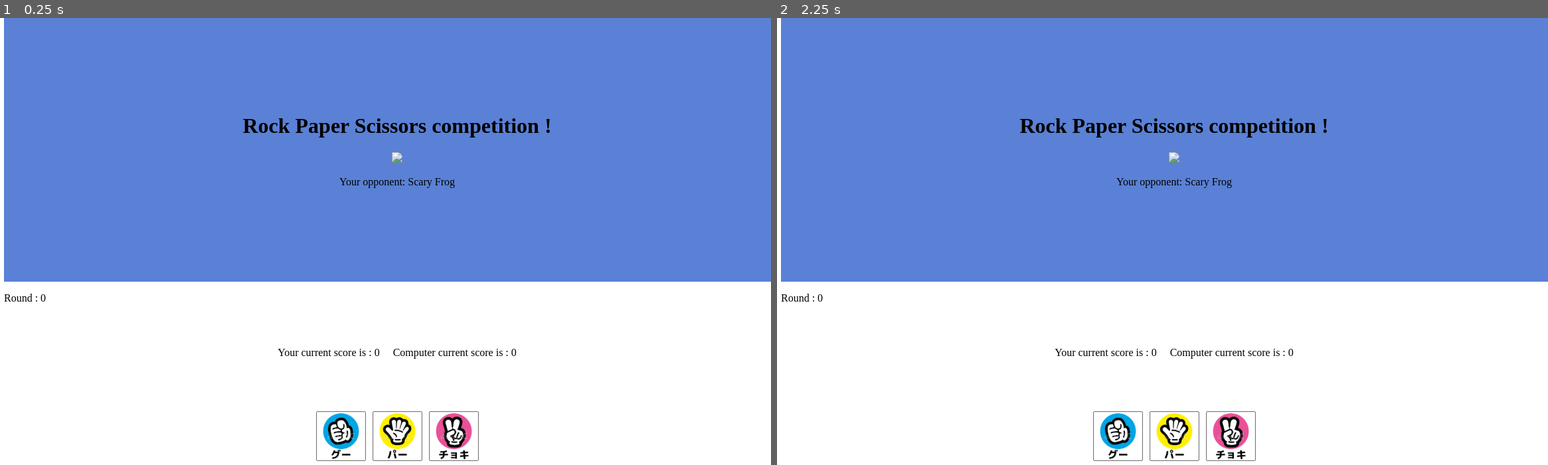
Above: before the commit, frames 1-2 (left to right).
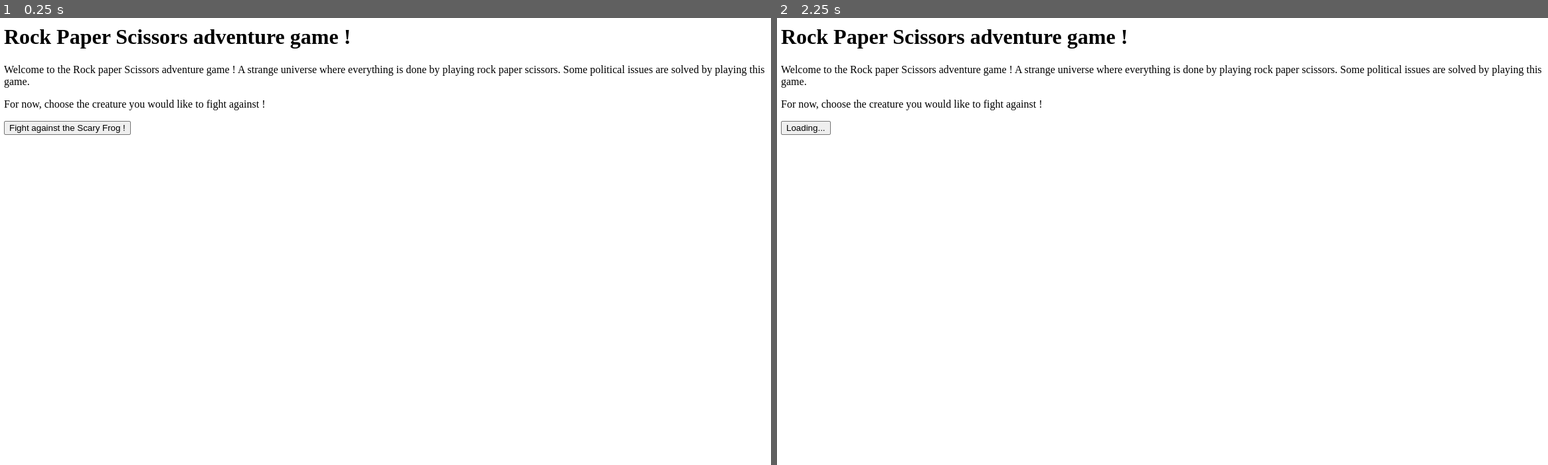
Above: after the commit, the same moments.

Repository: Radorable/odin-Rock-Paper-Scissors
Game: browser game, page index.html
Same seed, same stepped clock (60 frames per second), same inputs: the game is played once before the commit and once after it.
Inputs (mouse positions are in pixels of both pictures, inside the frame that each line leads up to):
- Up to frame 1 (0.25 s): no input
- Up to frame 2 (2.25 s): click (846, 129) at 2.02 s, where only the run after the commit has a clickable "Fight against the Scary Frog !"

The runs differ from the first frame. In frame 1, 60% of the frame differs, in the area x 0-100%, y 0-100%; in frame 2, 60%.

Commit message:
Change appareance and colors + add a new html file as a welcome

Diff:
--- a/index.html
+++ b/index.html
@@ -3,123 +3,27 @@
   <head>
     <meta charset="UTF-8" />
     <meta name="viewport" content="width=device-width, initial-scale=1.0" />
-    <title>Rock Paper Scissors</title>
-    <link rel="stylesheet" href="styles.css" />
+    <title>Document</title>
   </head>
   <body>
-    <header>
-      <h1>Rock Paper Scissors competition !</h1>
-      <div id="fight-screen">
-        <img id="human-result" />
-        <img
-          class="enemy-frog"
-          src="https://cdn.pixabay.com/photo/2020/04/11/14/48/frog-5030712_1280.png"
-          width="200"
-        />
-        <img id="computer-result" />
-      </div>
-      <p>Your opponent: Scary Frog</p>
-      <!-- source : https://pixabay.com/fr/vectors/frog-marrant-mignon-amusement-5030712/-->
-    </header>
-    <p id="round">Round : 0</p>
-    <div id="round-result">
-      <p id="choice-result"></p>
-    </div>
-    <div id="score">
-      <p id="human">Your current score is : 0</p>
-      <p id="computer">Computer current score is : 0</p>
-    </div>
-    <div id="main-btn">
-      <button class="btn-img"><img id="rock" src="images/OIP-2.jpg" /></button>
-      <button class="btn-img"><img id="paper" src="images/OIP-5.jpg" /></button>
-      <button class="btn-img">
-        <img id="scissors" src="images/OIP-1.jpg" />
-      </button>
-    </div>
-    <!--
-    Understand the problem (what am I going to solve):
-    Creating a rock paper scissors game
-    two player, user and random
-    if user rock and random rock = égalité
-    if user paper and random paper = égalité
-    if user scissors and random scissors = égalité
-    if user rock and random paper = random win
-    if user rock and random scissors = user win
-    if user paper and random rock = user win
-    if user paper and random scissors = random win
-    if user scissors and random rock = random win
-    if user scissors and random paper = user win
+    <h1>Rock Paper Scissors adventure game !</h1>
+    <p>
+      Welcome to the Rock paper Scissors adventure game ! A strange universe
+      where everything is done by playing rock paper scissors. Some political
+      issues are solved by playing this game.
+    </p>
+    <p>For now, choose the creature you would like to fight against !</p>
+    <button id="playBtn">Fight against the Scary Frog !</button>
 
-    Plan :
-    -Does your program have a user interface?
-    >it doesn't
-    What will it look like?
-    >x
-    What functionality will the interface have?
-    >x
-
-    -What inputs will your program have?
-    >ask the user his choice
-    Will the user enter data or will you get input from
-    somewhere else?
-    >he will enter data between three words when the system will ask a question
-
-    -What’s the desired output?
-    >the desired output would be the result of the battle
-    between the user and the random
-
-
-    PSEUDOCODE
-    -Given your inputs, what are the steps
-    necessary to return the desired output?
-    > 1. the system ask to the user what he would choice,
-    2. the user answer between three words,
-    3. the system says if that's correct, incorrect, or
-    égalité
-    4. here we go again
-
-    Pseudo code :
-    Ask user what he wants to choose
-    Generate a random choice for the computer
-    if same choice, it's a tie
-    if not same choice, who win ?
-
-    p,f,c = 0
-    ComputerChoice;
-    UserChoice;
-
-    getComputerChoice
-        si c'est 1 (pierre)
-    f+1
-    c-1
-    return "pierre"
-        si c'est 2 (feuille)
-    c+1
-    p-1
-    return "feuille"
-        si c'est (ciseaux)
-    p+1
-    f-1
-    return "ciseaux"
-
-    getUserChoice
-        si (pierre)
-    UserChoice = p;
-        si (feuille)
-    UserChoice = f;
-        si (ciseaux)
-    UserChoice = c;
-
-
-        si userChoice = computerChoice
-    "égalité"
-        else si userChoice > computerChoice
-    "tu gagnes"
-        else
-    "tu perds"
-
-
-    -->
-    <script src="rpc.js"></script>
+    <script>
+      const playBtn = document.querySelector("#playBtn");
+      playBtn.addEventListener("click", () => {
+        playBtn.textContent = "Loading...";
+        setTimeout(() => {
+          window.location.href = "frog-fight.html";
+          playBtn.textContent = "Fight against the Scary Frog";
+        }, 1000);
+      });
+    </script>
   </body>
 </html>
--- a/rpc.js
+++ b/rpc.js
@@ -126,12 +126,6 @@
   computerResult.style.height = "";
 }
 
-function resultImage() {
-  if (humanChoice === "rock") {
-    humanResult.src = "images/OIP-2.jpg";
-  }
-}
-
 // all DOM
 const rockBtn = document.querySelector("#rock");
 const paperBtn = document.querySelector("#paper");
--- a/styles.css
+++ b/styles.css
@@ -1,10 +1,34 @@
-header {
+* {
+  margin: 0;
+  padding: 0;
+  box-sizing: border-box;
+}
+
+body {
+  background-color: #e3655b;
+  display: flex;
+  flex-direction: column;
+  align-items: center;
+}
+
+.screen {
   display: flex;
   flex-direction: column;
   align-items: center;
   justify-content: center;
-  background-color: rgb(90, 129, 213);
+  background-color: #5b8e7d;
   height: 400px;
+  border: 2px solid #51355a;
+  width: 50%;
+  margin: 20px;
+}
+
+.header {
+  height: 20%;
+  width: 100%;
+  background-color: #fde74c;
+  /* background-color: #FFEEDB; */
+  text-align: center;
 }
 
 .enemy-frog {
@@ -16,6 +40,7 @@
   display: flex;
   align-items: center;
   justify-content: center;
+  background-color: #db5461;
 }
 
 #fight-screen {
